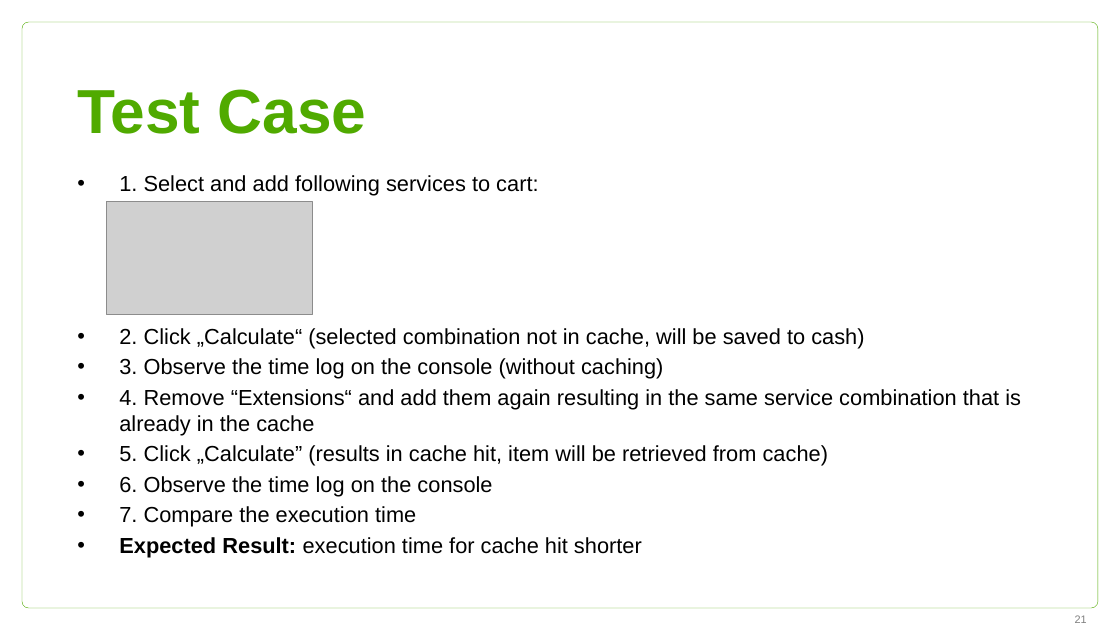
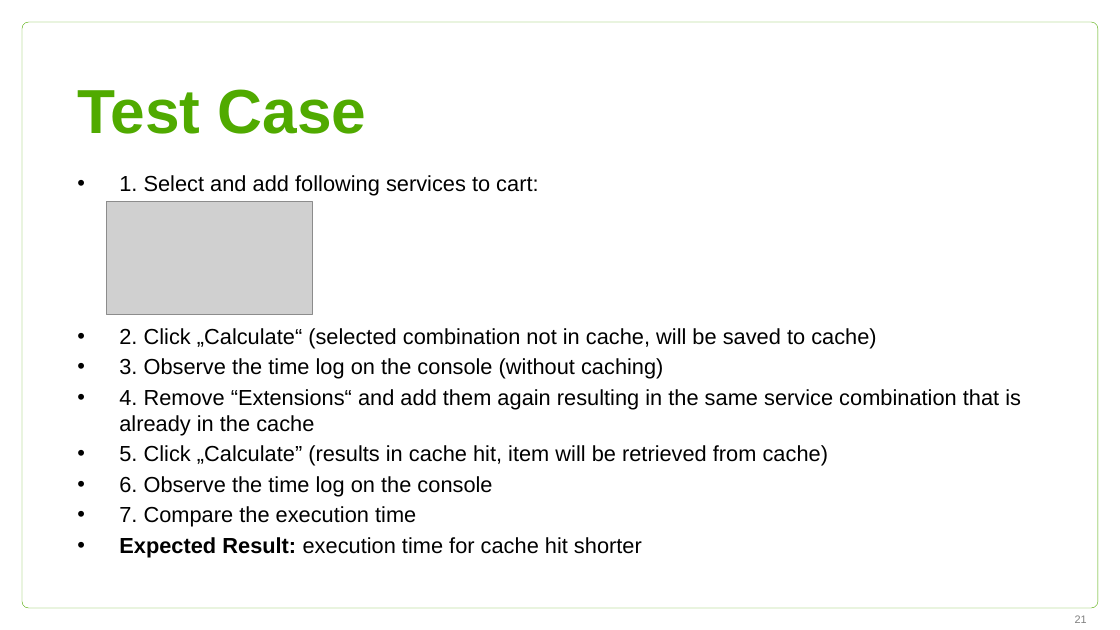
Before and after one commit to Btibor02/GroupWork, a slide deck: slide 21 of Groupwork ppt.pptx. Drawn at 1120x630 pixels with LibreOffice and Linux fonts; fonts in the diff are those of the drawing; grey boxes stand for pictures; background and template pictures are left out. Boxes give left, top, right and bottom in pixels: in the first picture for what was removed or moved away, otherwise in the second. Text is boxed around its words. In the diff, an @@ line names an element or a change of style, - is before the commit and + after.

Commit message:
cache and not cash

```diff
--- a/Groupwork ppt.pptx
+++ b/Groupwork ppt.pptx
@@ text at (x1=119, y1=328, x2=876, y2=348): text changed @@
-• 2. Click „Calculate“ (selected combination not in cache, will be saved to cash)
+• 2. Click „Calculate“ (selected combination not in cache, will be saved to cache)
```
Also in this commit, not shown: 1 other slide changed.
